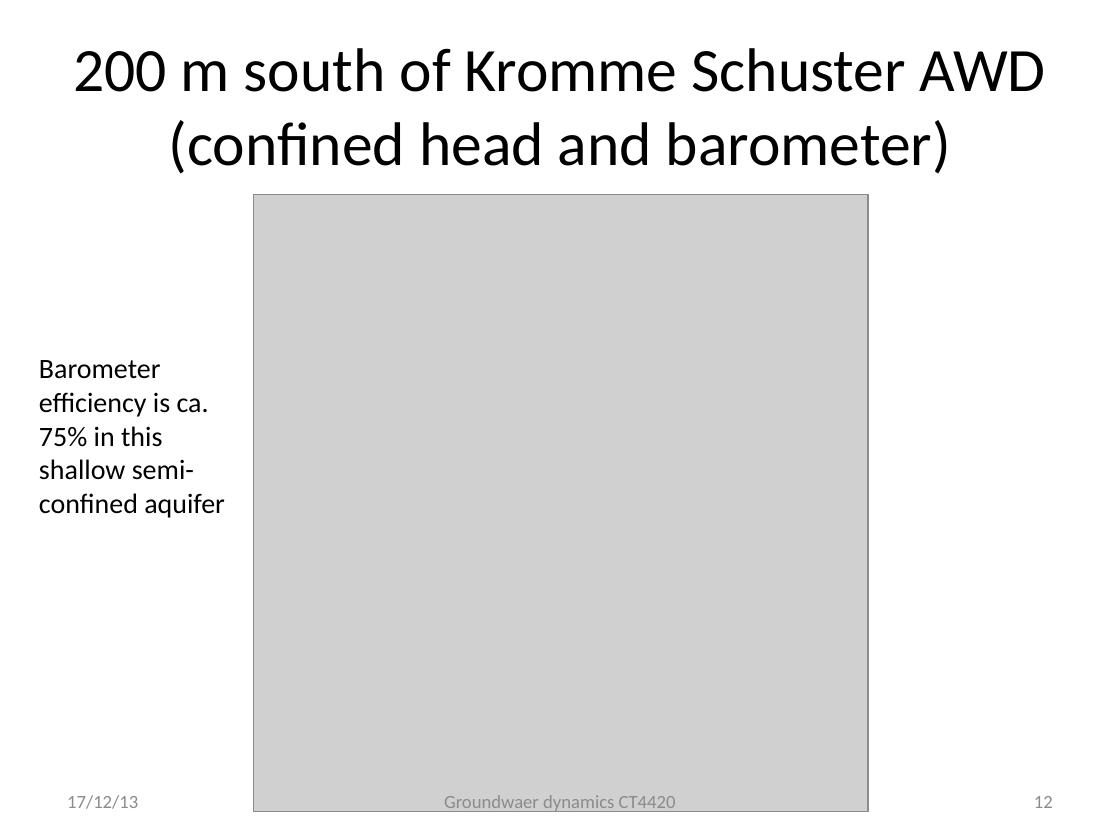
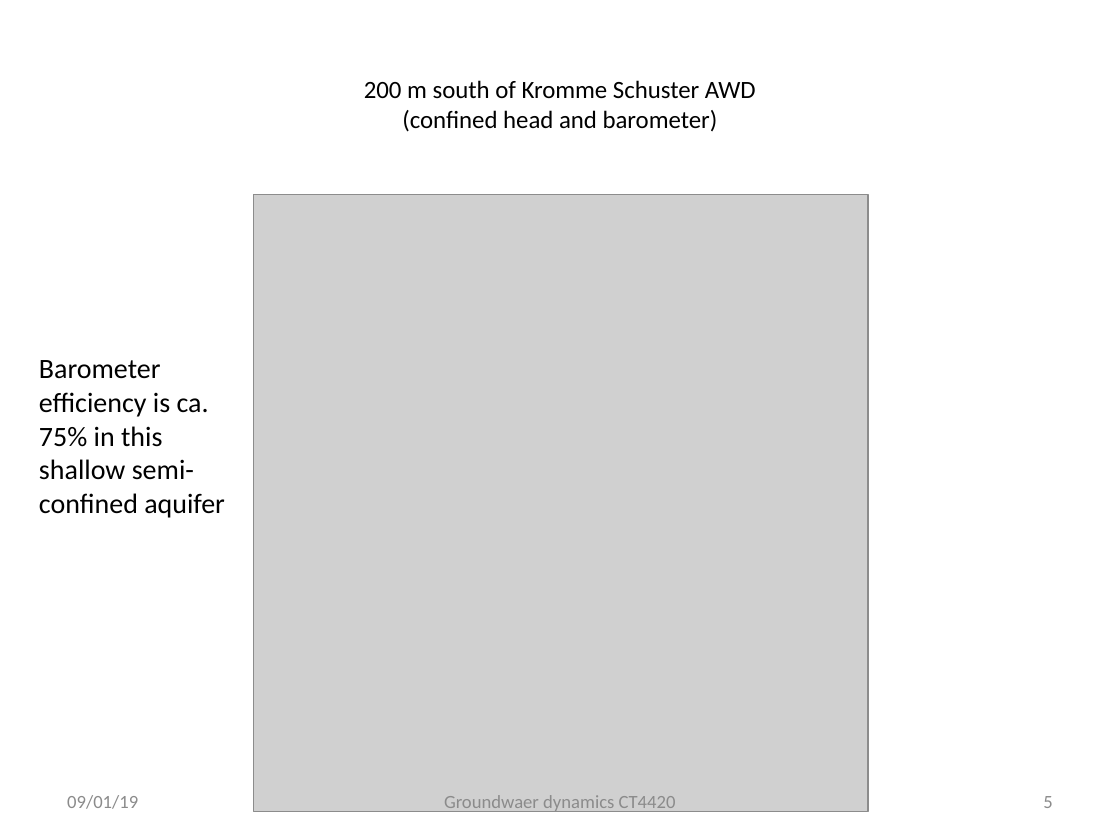
Before and after one commit to Olsthoorn/TransientGroundwaterFlow, a slide deck: slide 5 of PowerPoint/Groundwater Dynamics AWD.pptx (slide 12 before the commit). Drawn at 1120x840 pixels with LibreOffice and Linux fonts; fonts in the diff are those of the drawing; grey boxes stand for pictures. Boxes give left, top, right and bottom in pixels: in the first picture for what was removed or moved away, otherwise in the second. Text is boxed around its words. In the diff, an @@ line names an element or a change of style, - is before the commit and + after.

```diff
--- a/PowerPoint/Groundwater Dynamics AWD.pptx
+++ b/PowerPoint/Groundwater Dynamics AWD.pptx
@@ title "200 m south of Kromme ..." at (x1=364, y1=80, x2=756, y2=132): size 39.6 to 16 pt @@
@@ text at (x1=67, y1=795, x2=138, y2=809): text changed @@
-17/12/13
+09/01/19
@@ page number at (x1=1043, y1=796, x2=1052, y2=808): text changed @@
-12
+5
```
Also in this commit, not shown: 13 other slides changed, 9 slides removed.
